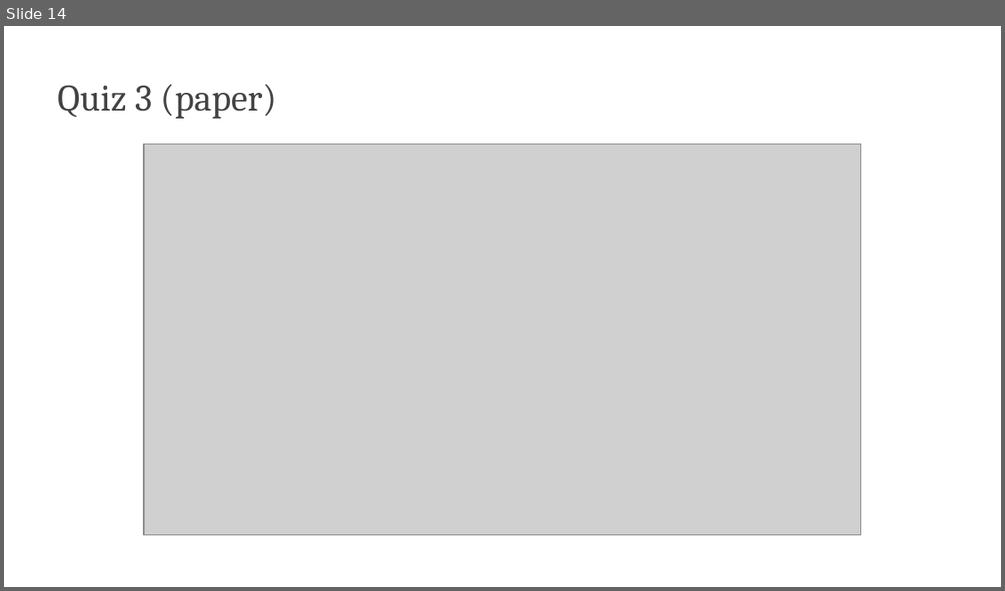
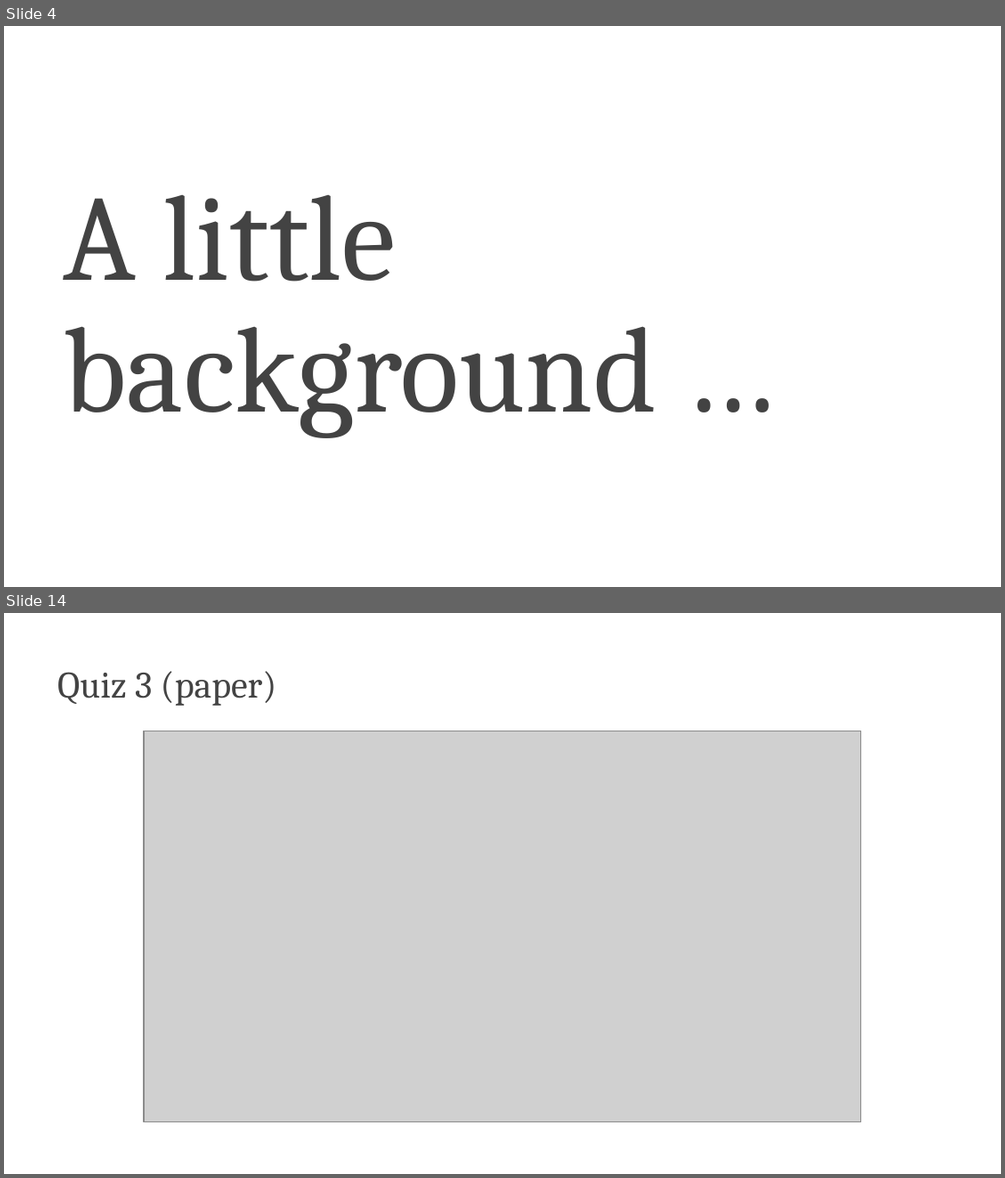
Before and after one commit to edavalosanaya/CSCI3495_NLP_LLMs_Student, a slide deck: weeks/week-05/class-02/lecture/slides.pptx. Shown one above the other, each under a label of ours: slide 14 before the commit, slides 4 and 14 after it; the slides between them are not shown. The pictures are 1005x591 and 1005x1178 pixels, drawn with LibreOffice and Linux fonts; fonts in the diff are those of the drawing; grey boxes stand for pictures; background and template pictures are left out. Boxes give left, top, right and bottom in pixels: in the first picture for what was removed or moved away, otherwise in the second. Text is boxed around its words. In the diff, an @@ line names an element or a change of style, - is before the commit and + after.

```diff
--- a/weeks/week-05/class-02/lecture/slides.pptx
+++ b/weeks/week-05/class-02/lecture/slides.pptx
@@ slide 4 added at [4,26,1001,587], background #FFFFFF @@
@@ title added at [64,195,657,438], 88 pt, text #434343 @@
+A little background …
```
Also in this commit, not shown: 1 slide changed, 12 other slides added, 14 slides removed, 35 other files.
